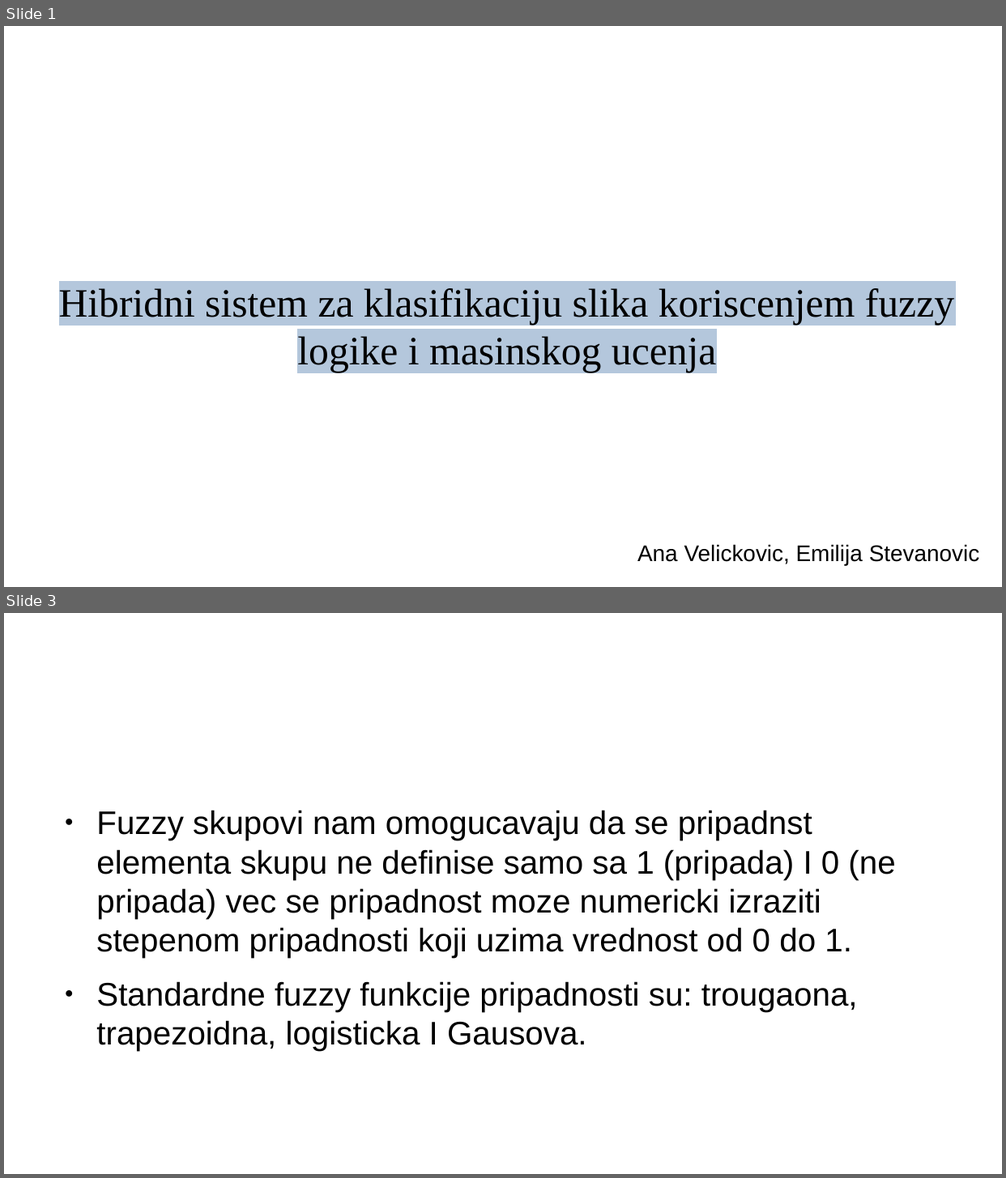
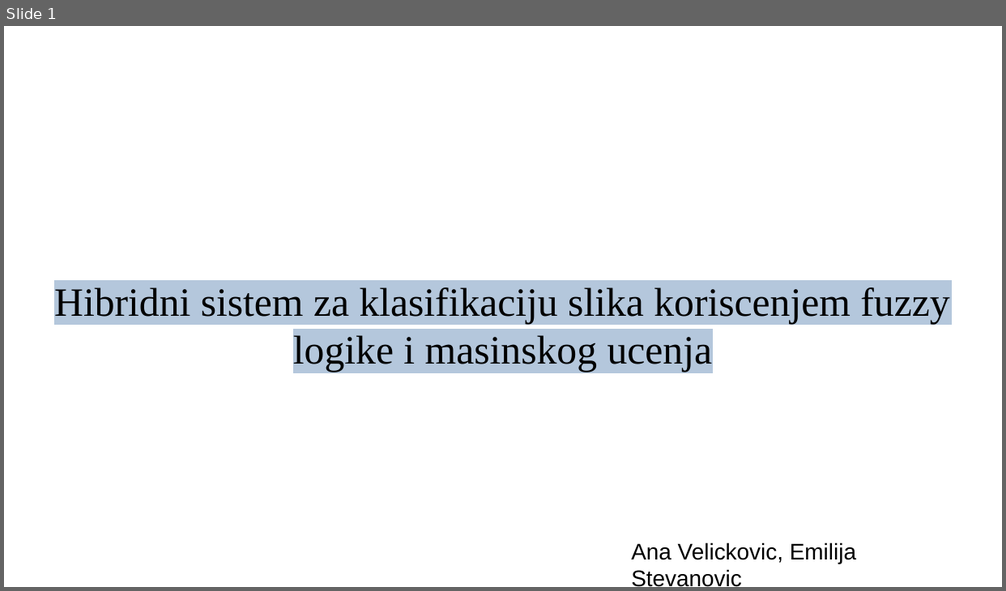
Before and after one commit to VelickovicAna/ri_projekat, a slide deck: prezentacija.odp. Shown one above the other, each under a label of ours: slides 1 and 3 before the commit, slide 1 after it; the slides between them are not shown. The pictures are 1006x1178 and 1006x591 pixels, drawn with LibreOffice and Linux fonts; fonts in the diff are those of the drawing; background and template pictures are left out. Boxes give left, top, right and bottom in pixels: in the first picture for what was removed or moved away, otherwise in the second. Text is boxed around its words. In the diff, an @@ line names an element or a change of style, - is before the commit and + after.

```diff
--- a/prezentacija.odp
+++ b/prezentacija.odp
@@ slide 3 removed at <box>4,613,1002,1174</box>, background #FFFFFF @@
@@ title removed at <box>96,811,184,841</box> @@
-Pojam fuzzy logike
@@ text removed at <box>96,810,895,1051</box> @@
-● Fuzzy skupovi nam omogucavaju da se pripadnst elementa skupu ne definise samo sa 1 (pripada) I 0 (ne pripada) vec se pripadnost moze numericki izraziti stepenom pripadnosti koji uzima vrednost od 0 do 1.
-● Standardne fuzzy funkcije pripadnosti su: trougaona, trapezoidna, logisticka I Gausova.
@@ slide 1 changed as well @@
@@ subtitle "Hibridni sistem za klasifikaciju slika ...": place and size @@
-subtitle "Hibridni sistem za klasifikaciju slika ..." at <box>59,288,954,373</box>
+subtitle "Hibridni sistem za klasifikaciju slika ..." at <box>54,288,949,373</box>
@@ text "Ana Velickovic, Emilija Stevanovic" rewrapped from <box>637,544,980,565</box> to <box>631,543,856,587</box> @@
```
Also in this commit, not shown: 8 slides added, 12 other slides removed.
